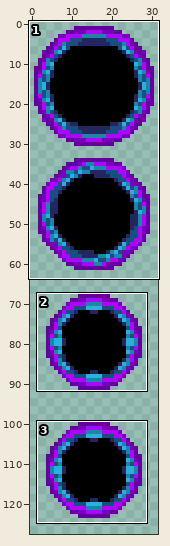
One commit to this sprite sheet: Entities/Spells/ShadowBurst/ShadowBurstOrb.png. Above, an overview of the earlier version with the close-up marked.
Close-up. Earlier state:
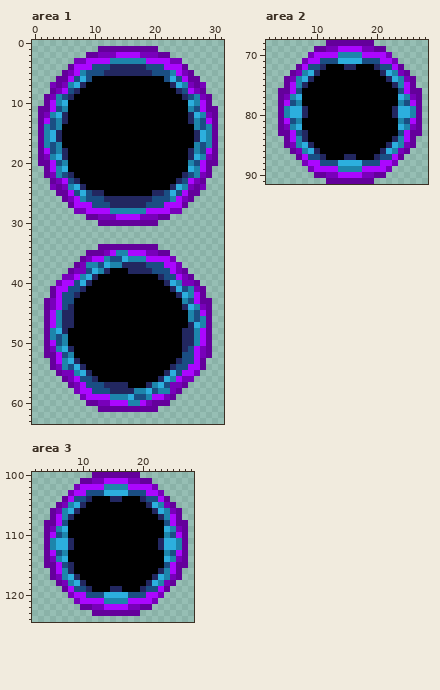
The file is 32x128 pixels. Shown: area 1: x 0..31, y 0..63; area 2: x 2..28, y 68..91; area 3: x 2..28, y 100..124.
Now the later version:
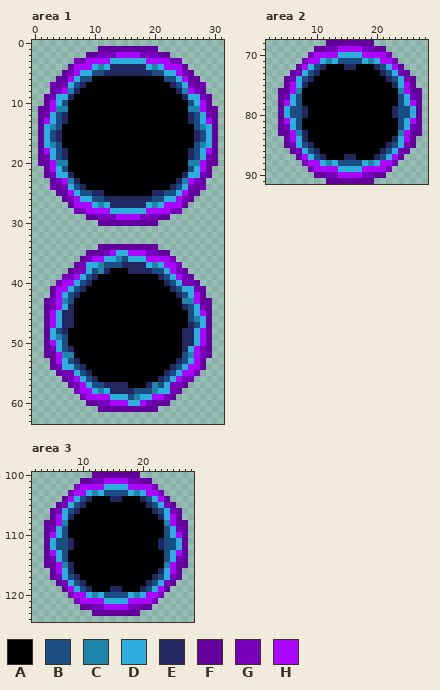
Palette (. is transparent): A #000000  B #1a4e83  C #1d85ab  D #2cafde  E #222760  F #64009b  G #7800ba  H #ab07ff
Change:
Area 1:
y 3: x 13..18 CCCCCC -> DDDDDD
y 4: x 10..12 BBB -> DCD; x 19..21 BBB -> DCD
y 5: x 8..9 CB -> DD; x 22..23 BC -> DD
y 6: x 7..8 BD -> DB; x 23..24 DB -> BD
y 7: x 6..7 CD -> DB; x 24..25 DC -> BD
y 8: x 6 B -> C; x 25 B -> C
y 9: x 4..5 CB -> DD; x 26..27 BC -> DD
y 10: x 4..5 CD -> DB; x 26..27 DC -> BD
y 11: x 4 B -> C; x 27 B -> C
y 12: x 3..4 CD -> DB; x 27..28 DC -> BD
y 13: x 3..4 BC -> DB; x 27..28 CB -> BD
y 14: x 2..4 CBC -> DCB; x 27..29 CBC -> BCD
y 15..16: x 2..3 CD -> DB; x 28..29 DC -> BD
y 17: x 2..4 CBC -> DCB; x 27..29 CBC -> BCD
y 18: x 3..4 BC -> DB; x 27..28 CB -> BD
y 19: x 3..4 CD -> DB; x 27..28 DC -> BD
y 20: x 4 B -> C; x 27 B -> C
y 21: x 4..5 CD -> DB; x 26..27 DC -> BD
y 22: x 4..5 CB -> DD; x 26..27 BC -> DD
y 23: x 6 B -> C; x 25 B -> C
y 24: x 6..7 CD -> DB; x 24..25 DC -> BD
y 25: x 7..8 BD -> DB; x 23..24 DB -> BD
y 26: x 8..9 CB -> DD; x 22..23 BC -> DD
y 27: x 10..12 BBB -> DCD; x 19..21 BBB -> DCD
y 28: x 13..18 CCCCCC -> DDDDDD
y 35: x 14..15 CC -> DD
y 36: x 12..18 CBBDCCC -> DDCBDDD
y 37: x 9..14 CCBDCC -> DDCBBB; x 19..21 BBB -> DCD
y 38: x 9..10 BD -> DB; x 22 B -> D
y 39: x 8..9 CD -> DB; x 23 B -> D
y 40: x 7..8 BD -> DB; x 23..24 DC -> BD
y 41: x 6 B -> D; x 24..26 DBC -> BDD
y 42: x 5 B -> D; x 25..26 DC -> BD
y 43: x 5 B -> C; x 26 B -> C
y 44: x 5 B -> D; x 26..27 DC -> BD
y 45: x 4 C -> D; x 26..27 CB -> BD
y 46: x 4 C -> D; x 26..28 CBC -> BCD
y 47: x 4 C -> D; x 27..28 DC -> BD
y 48: x 3..4 CD -> DB; x 27 C -> D
y 49: x 3..5 CBC -> DCB; x 27 C -> D
y 50: x 4..5 BC -> DB; x 27 C -> D
y 51: x 4..5 CD -> DB; x 26 B -> D
y 52: x 5 B -> C; x 26 B -> C
y 53: x 5..6 CD -> DB; x 26 B -> D
y 54: x 5..7 CBD -> DDB; x 25 B -> D
y 55: x 7..8 CD -> DB; x 23..24 DB -> BD
y 56: x 8 B -> D; x 22..23 DC -> BD
y 57: x 9 B -> D; x 21..22 DB -> BD
y 58: x 10..12 BBB -> DCD; x 17..22 CCDBCC -> BBBCDD
y 59: x 13..19 CCCDBBC -> DDDBCDD
y 60: x 16..17 CC -> DD
Area 2:
y 70: x 14..17 CCCC -> DDDD
y 71: x 11..20 BBBDDDDBBB -> DCDBBBBDCD
y 72: x 9 B -> D; x 22 B -> D
y 73: x 8..9 CD -> DB; x 22..23 DC -> BD
y 74: x 7..8 CD -> DB; x 23..24 DC -> BD
y 75: x 7 C -> D; x 24 C -> D
y 76: x 7 B -> C; x 24 B -> C
y 77: x 6..7 CD -> DB; x 24..25 DC -> BD
y 78: x 6..7 BC -> DB; x 24..25 CB -> BD
y 79..80: x 5..7 CDD -> DBB; x 24..26 DDC -> BBD
y 81: x 6..7 BC -> DB; x 24..25 CB -> BD
y 82: x 6..7 CD -> DB; x 24..25 DC -> BD
y 83: x 7 B -> C; x 24 B -> C
y 84: x 7 C -> D; x 24 C -> D
y 85: x 7..8 CD -> DB; x 23..24 DC -> BD
y 86: x 8..9 CD -> DB; x 22..23 DC -> BD
y 87: x 9 B -> D; x 22 B -> D
y 88: x 11..20 BBBDDDDBBB -> DCDBBBBDCD
y 89: x 14..17 CCCC -> DDDD
Area 3:
y 102: x 14..17 CCCC -> DDDD
y 103: x 11..20 BBBDDDDBBB -> DCDBBBBDCD
y 104: x 9 B -> D; x 22 B -> D
y 105: x 8..9 CD -> DB; x 22..23 DC -> BD
y 106: x 7..8 CD -> DB; x 23..24 DC -> BD
y 107: x 7 C -> D; x 24 C -> D
y 108: x 7 B -> C; x 24 B -> C
y 109: x 6..7 CD -> DB; x 24..25 DC -> BD
y 110: x 6..7 BC -> DB; x 24..25 CB -> BD
y 111..112: x 5..7 CDD -> DBB; x 24..26 DDC -> BBD
y 113: x 6..7 BC -> DB; x 24..25 CB -> BD
y 114: x 6..7 CD -> DB; x 24..25 DC -> BD
y 115: x 7 B -> C; x 24 B -> C
y 116: x 7 C -> D; x 24 C -> D
y 117: x 7..8 CD -> DB; x 23..24 DC -> BD
y 118: x 8..9 CD -> DB; x 22..23 DC -> BD
y 119: x 9 B -> D; x 22 B -> D
y 120: x 11..20 BBBDDDDBBB -> DCDBBBBDCD
y 121: x 14..17 CCCC -> DDDD
Where, in picture pixels (left, top, right, bottom), the same in both close-ups:
changed: (44, 58, 212, 214)
changed: (50, 250, 206, 406)
changed: (284, 52, 416, 172)
changed: (50, 484, 182, 604)
